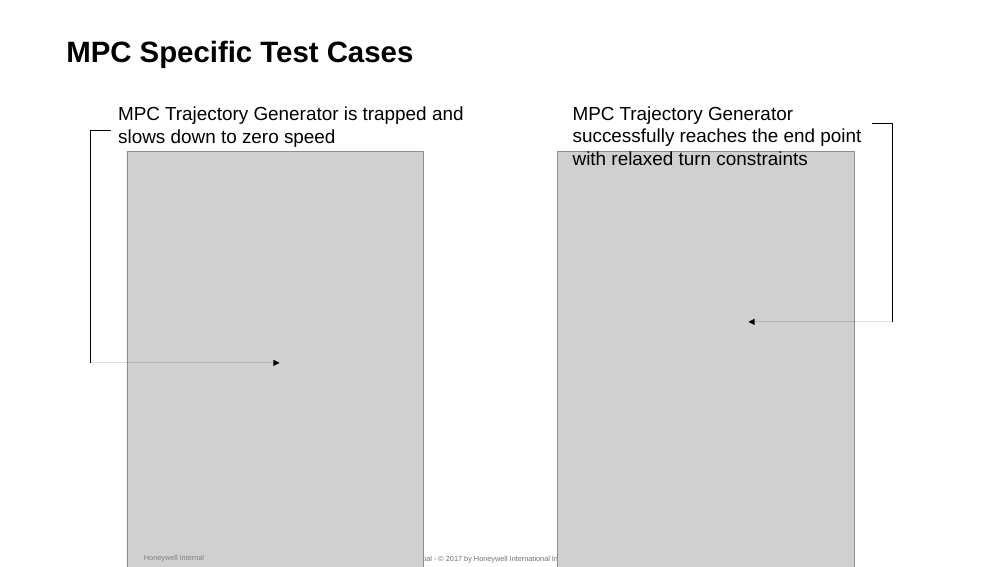
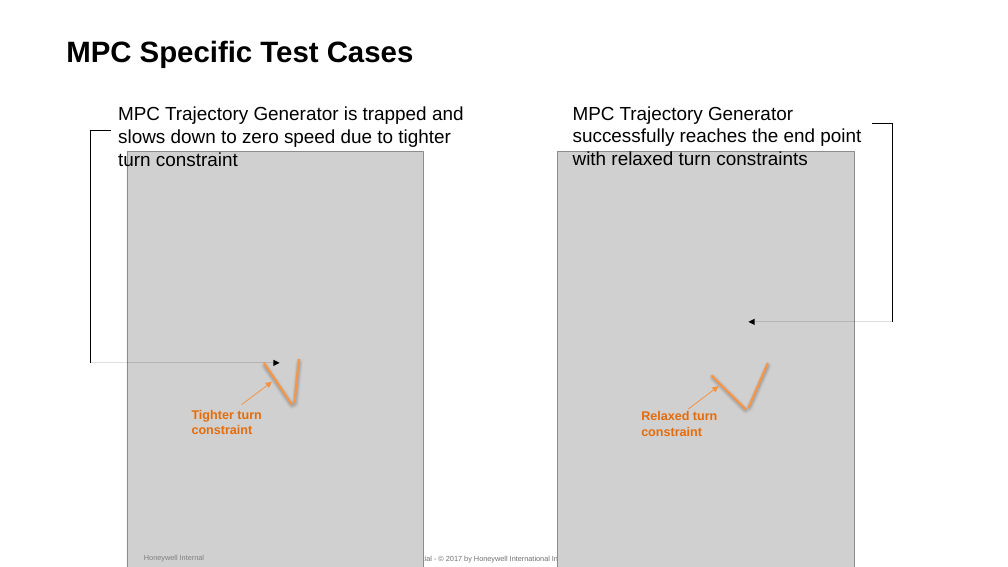
Before and after one commit to suvoganguli/TrajGen, a slide deck: slide 9 of slides/Final Review - Trajectory Generation.pptx (slide 7 before the commit). Drawn at 1008x567 pixels with LibreOffice and Linux fonts; fonts in the diff are those of the drawing; grey boxes stand for pictures; background and template pictures are left out. Boxes give left, top, right and bottom in pixels: in the first picture for what was removed or moved away, otherwise in the second. Text is boxed around its words. In the diff, an @@ line names an element or a change of style, - is before the commit and + after.

```diff
--- a/slides/Final Review - Trajectory Generation.pptx
+++ b/slides/Final Review - Trajectory Generation.pptx
@@ text at [118, 106, 464, 170]: text changed @@
-MPC Trajectory Generator is trapped and slows down to zero speed
+MPC Trajectory Generator is trapped and slows down to zero speed due to tighter turn constraint
@@ line added from (295, 403) to (299, 359), #F79646 2 pt @@
@@ arrow added from (242, 405) to (272, 382), #F69240 0.75 pt @@
@@ line added from (292, 405) to (264, 363), #F79646 2 pt @@
@@ arrow added from (688, 409) to (719, 386), #F69240 0.75 pt @@
@@ line added from (746, 410) to (712, 376), #F79646 2 pt @@
@@ line added from (749, 408) to (768, 363), #F79646 2 pt @@
@@ text added at [192, 410, 261, 434], 12 pt, text #E46C0A, bold @@
+Tighter turn constraint
@@ text added at [641, 411, 717, 436], 12 pt, text #E46C0A, bold @@
+Relaxed turn constraint
```
Also in this commit, not shown: 6 other slides changed, 2 slides added, 3 slides removed.
